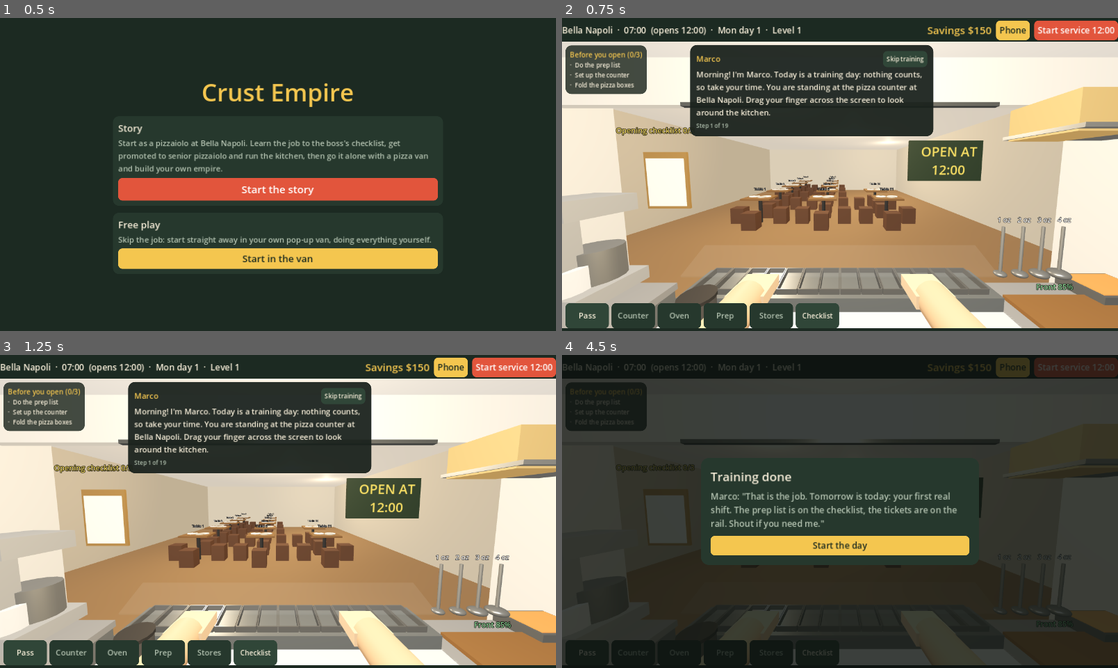
Above: before the commit, frames 1-4 (two rows, left to right).
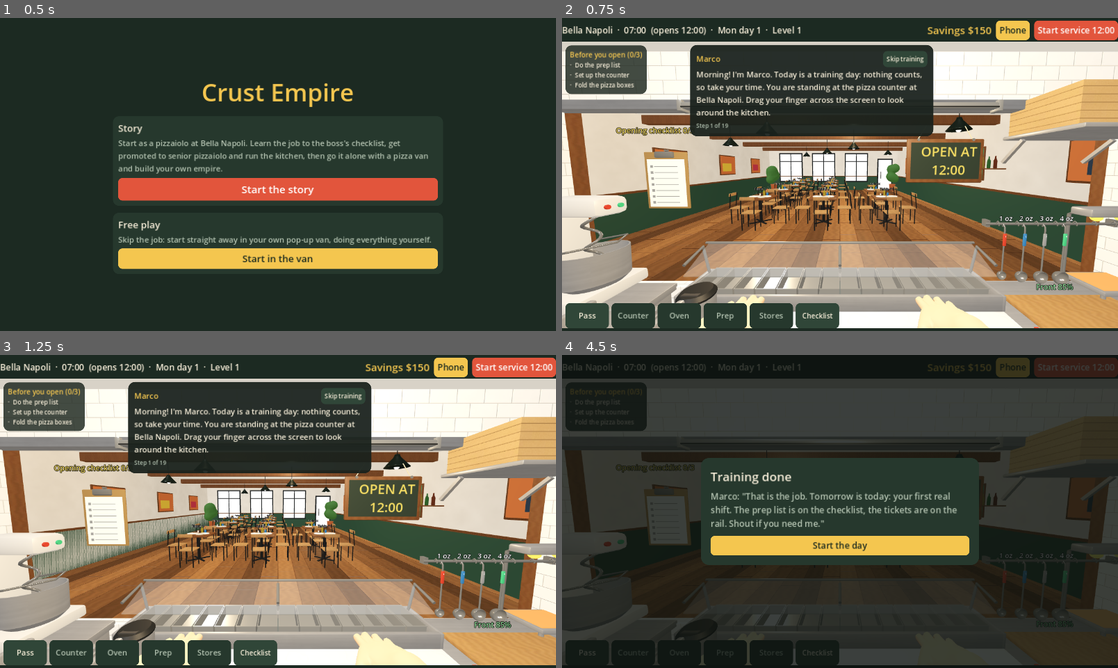
Above: after the commit, the same moments.

Repository: Domnish420/Pizza-Game
Game: Godot game, scene res://scenes/main.tscn
The game is run twice, just before and just after one commit, with the same random seed, the same clock (stepped at 60 frames per second) and the same inputs.
Inputs:
- Up to frame 1 (0.5 s): no input
- Up to frame 2 (0.75 s): click "Start the story" at 0.5 s
- Up to frame 3 (1.25 s): no input
- Up to frame 4 (4.5 s): click "Start service 12:00" at 1.25 s; click "Start service 12:00" at 2 s; click "Skip training" at 2.75 s; click "Skip training" at 3.5 s; click "Skip it" at 4.25 s

Frame 1 is identical in both runs. In frame 2, 50% of the frame differs, in the area x 0-100%, y 7-100%; in frame 3, 50%; in frame 4, 8.6%.

Commit message:
First-pass 3D models for the whole first-person world, built in Blender
Every fp.* key now has a model: the van with its propped-up hatch and the
street of shops outside, the tiled restaurant kitchen and the dining room,
the counter (marble top, chilled rail, sneeze guard, ticket rail), the side
counter and ladle rail, all four ovens, the prep station, the back of house,
pans, colour-coded ladles, tickets, tables with chairs, six customers, the
delivery rider, the hands and a mouse.

The models are generated by Python scripts run in Blender headless
(tools/models/). They are built from bevelled shapes and metaballs, with
textures made in numpy. They are exported as glTF into assets/models/ and
share one texture folder. A hand-made .glb with the same name replaces any of
them.

The game fits the models:
- Pans stretch to their rail slot.
- The box stacks grow from their bases.
- Ladles hang from their rail hooks.
- Customers face you with their front and bend at hip and knee to sit at
  tables, facing the table.
- The hands hold just short of what you touch.
- The pass, logs and dough trays sit clear of the board and the oven.

ART_KEYS, the Replit brief, the roadmap and the README are updated.

Co-Authored-By: Claude Opus 5.5 <noreply@anthropic.com>
Claude-Session: https://claude.ai/code/session_015nnBoTAA9cPhCiBj2mf4zL

Diff:
--- a/scripts/art.gd
+++ b/scripts/art.gd
@@ -46,3 +46,8 @@
 	var ps = _models[key]
 	if ps is PackedScene: return ps.instantiate() as Node3D
 	return null
+
+## is there a model for this key (so the game can fit it: stretch a pan, find a named part)
+func has_model(key: String) -> bool:
+	if not _models.has(key): model(key)
+	return _models[key] is PackedScene
--- a/scripts/fp/fp_world.gd
+++ b/scripts/fp/fp_world.gd
@@ -234,7 +234,7 @@
 func _counter() -> void:
 	_prop("counter", Vector3.ZERO, _mk_counter)
 	# what used to be buttons: the pass you send pizzas out on, the bin, the dough sheeter
-	var pass_n := _prop("pass", Vector3(1.47, 0.92, -1.0), _mk_pass)
+	var pass_n := _prop("pass", Vector3(1.5, 0.92, -1.02), _mk_pass)
 	job_nodes.pass = pass_n
 	_tappable(pass_n, Vector3(0.32, 0.16, 0.24), Vector3(0, 0.06, 0), {"kind": "pass"})
 	job_labels.pass = _small_label("Pass", Vector3(0, 0.2, 0), pass_n)
@@ -305,7 +305,7 @@
 	var kind: String = Game.tier("oven").type
 	_prop("oven." + kind, Vector3.ZERO, _mk_oven.bind(kind))
 	if Game.tier("oven").type == "wood":       # the logs, stacked beside the mouth
-		var logs := _prop("logs", Vector3(1.08, 0.62, 0.74), _mk_logs)
+		var logs := _prop("logs", Vector3(1.12, 0.6, 0.72), _mk_logs)
 		_tappable(logs, Vector3(0.2, 0.3, 0.26), Vector3(0, 0.15, 0), {"kind": "log"})
 		job_labels.logs = _small_label("Logs", Vector3(0, 0.38, 0), logs)
 	if svc == null:                         # between services: the oven door, closed
@@ -444,6 +444,11 @@
 	_job("traps", trap, Vector3(0.35, 0.3, 0.3), Vector3(0, 0.12, 0), Vector3(0, 0.45, 0))
 	# pizza boxes on the shelf above the side counter: flat ones, and the folded stack
 	var bx := _prop("boxes", Vector3(1.32, 1.8, -1.0), _mk_boxshelf)
+	if not job_nodes.has("boxes_flat"):                # a model: its stacks are the parts named flat and folded
+		var f = bx.find_child("flat", true, false)
+		var g = bx.find_child("folded", true, false)
+		if f != null: job_nodes.boxes_flat = f
+		if g != null: job_nodes.boxes_folded = g
 	_job("boxes", bx, Vector3(0.62, 0.4, 0.4), Vector3(0, 0.15, 0), Vector3(0, 0.55, 0))
 	# the sink, with the dirty tubs in it
 	var sink := Node3D.new()
@@ -458,7 +463,7 @@
 	# the dough: the mixer (or bowl) and the proving trays
 	var mx := _prop("mixer" if int(Game.s.upg.mixer) > 0 else "bowl", Vector3(-1.38, 0.92, -1.0), _mk_mixer.bind(int(Game.s.upg.mixer) > 0))
 	_job("dough", mx, Vector3(0.36, 0.55, 0.36), Vector3(0, 0.25, 0), Vector3(0, 0.66, 0))
-	var trays := _prop("dough_trays", Vector3(1.45, 0.92, -0.42), _mk_trays)
+	var trays := _prop("dough_trays", Vector3(1.47, 0.92, -0.38), _mk_trays)
 	_job("dough_trays", trays, Vector3(0.36, 0.4, 0.5), Vector3(0, 0.15, 0), Vector3(0, 0.5, 0))
 	# the opening checklist on its clipboard, and the sign at the hatch
 	var cb := _prop("clipboard", Vector3(-0.98, 1.55, -1.08), _mk_clipboard)
@@ -626,9 +631,9 @@
 	hands[0].node.add_child(held)
 
 func _mk_hand(r: Node3D) -> void:
-	var arm := _cyl(0.04, 0.38, Vector3(0, 0, 0.19), Color("d9a77f"), r)
+	var arm := _cyl(0.04, 0.38, Vector3(0, 0, 0.27), Color("d9a77f"), r)
 	arm.rotation_degrees.x = 90
-	_box(Vector3(0.09, 0.03, 0.11), Vector3(0, 0, -0.03), Color("e2b58f"), r)
+	_box(Vector3(0.09, 0.03, 0.11), Vector3(0, 0, 0.055), Color("e2b58f"), r)
 
 # ---------- where things are ----------
 ## a point in the 2D front-of-house layout (640 x 320) in the 3D world
@@ -698,7 +703,7 @@
 		if seated != e.seated: _arrange(e, int(p.n), seated)
 		if not seated:
 			var face := Vector3(0, e.root.position.y, -1.1 if not dine else 0.0)
-			if e.root.position.distance_to(face) > 0.3: e.root.look_at(face, Vector3.UP)
+			if e.root.position.distance_to(face) > 0.3: e.root.look_at(face, Vector3.UP, true)
 		var kind: String = acts.get(p.id, "")
 		var lbl: Label3D = e.lbl
 		if kind != "":
@@ -755,13 +760,24 @@
 ## stand side by side, or sit round the table
 func _arrange(e: Dictionary, n: int, seated: bool) -> void:
 	e.seated = seated
+	if seated: e.root.rotation = Vector3.ZERO           # the chairs face the table, whichever way the party came in
 	for i in e.figs.size():
 		var f: Node3D = e.figs[i]
+		# a model's legs hang from hip and knee joints: bend them to sit down
+		var hips := [f.find_child("hip_l", true, false), f.find_child("hip_r", true, false)]
+		var knees := [f.find_child("knee_l", true, false), f.find_child("knee_r", true, false)]
+		var jointed: bool = hips[0] != null
 		if seated:
 			var a := Vector2(0.62, 0).rotated(i * PI / 2.0)
-			f.position = Vector3(a.x, -0.3, a.y)
+			f.position = Vector3(a.x, -0.39 if jointed else -0.3, a.y)
+			f.rotation.y = atan2(-a.x, -a.y)           # face the middle of the table
 		else:
 			f.position = Vector3((i - (n - 1) / 2.0) * 0.45, 0, 0)
+			f.rotation.y = 0.0
+		for h in hips:
+			if h != null: h.rotation.x = -PI / 2.0 if seated else 0.0
+		for k in knees:
+			if k != null: k.rotation.x = PI / 2.0 if seated else 0.0
 
 func _sync_tables() -> void:
 	for e in table_nodes:
@@ -786,6 +802,7 @@
 			var pos := Vector3(-0.75 + pw * (col + 0.5), 0.99 + row * 0.07, -1.0 - row * 0.05)
 			var id: String = r[i].ing
 			var root := _prop("pan", pos, _mk_pan.bind(pw))
+			if Art.has_model("fp.pan"): root.get_child(0).scale.x = pw * 0.96 / 0.1
 			var fill := _box(Vector3(pw * 0.84, 0.05, 0.17), Vector3(0, 0.0, 0), Color(Data.ING[id].col) if id != "" else Color("777777"), root)
 			var ring := _box(Vector3(pw * 0.96, 0.005, 0.22), Vector3(0, 0.035, 0), Color(0.96, 0.78, 0.31), root)
 			var nm: String = "" if id == "" else Data.ING[id].name
@@ -813,13 +830,13 @@
 	_box(Vector3(0.006, 0.06, 0.2), Vector3(w / 2.0, 0, 0), steel, r, 0.25, 0.85)
 
 func _mk_ladle(r: Node3D, oz: int) -> void:
-	_cyl(0.008, 0.26, Vector3(0, 0, 0), Color("c3c9cc"), r, 0.8)
+	_cyl(0.008, 0.26, Vector3(0, -0.13, 0), Color("c3c9cc"), r, 0.8)
 	var bowl := MeshInstance3D.new()
 	var sp := SphereMesh.new()
 	sp.radius = 0.025 + 0.006 * oz
 	sp.height = sp.radius
 	bowl.mesh = sp
-	bowl.position = Vector3(0, -0.14, 0)
+	bowl.position = Vector3(0, -0.27, 0)
 	bowl.material_override = _mat(Color("c3c9cc"), 0.3, 0.8)
 	r.add_child(bowl)
 
@@ -844,10 +861,10 @@
 	for i in sizes.size():
 		var oz: int = sizes[i]
 		var on: bool = oz == held
-		var root := _prop("ladle.%d" % oz, Vector3(0.9 + i * 0.11, 1.17, -1.02), _mk_ladle.bind(oz), ladle_root)
-		var ll := _label("%d oz" % oz, Vector3(0, 0.17, 0), 32, Color("f4c64f") if on else Color.WHITE, root, false, 0.0012)
+		var root := _prop("ladle.%d" % oz, Vector3(0.9 + i * 0.11, 1.3, -1.02), _mk_ladle.bind(oz), ladle_root)
+		var ll := _label("%d oz" % oz, Vector3(0, 0.05, 0.01), 32, Color("f4c64f") if on else Color.WHITE, root, false, 0.0012)
 		ll.outline_size = 6
-		_tappable(root, Vector3(0.1, 0.36, 0.1), Vector3(0, -0.05, 0), {"kind": "ladle", "oz": oz})
+		_tappable(root, Vector3(0.1, 0.36, 0.1), Vector3(0, -0.16, 0), {"kind": "ladle", "oz": oz})
 
 func _sync_tickets() -> void:
 	var shown: Array = svc.tickets.slice(0, 8)
@@ -969,7 +986,7 @@
 	for i in hands.size():
 		var h: Dictionary = hands[i]
 		var goal: Vector3 = h.rest
-		if h.target != null: goal = cam.to_local(h.target) + Vector3(0.02 * (1 if i == 0 else -1), 0.02, 0.12)
+		if h.target != null: goal = cam.to_local(h.target) + Vector3(0.02 * (1 if i == 0 else -1), 0.02, 0.05)
 		h.node.position = h.node.position.lerp(goal, 1.0 - exp(-dt * 14.0))
 
 # ---------- touch ----------
Binary file added: assets/models/fp-bin.bin
Not shown, added: assets/models/fp-bin.gltf
Binary file added: assets/models/fp-bowl.bin
Not shown, added: assets/models/fp-bowl.gltf
Binary file added: assets/models/fp-boxes.bin
Not shown, added: assets/models/fp-boxes.gltf
Binary file added: assets/models/fp-clipboard.bin
Not shown, added: assets/models/fp-clipboard.gltf
Not shown, added: assets/models/fp-counter-side.bin
Not shown, added: assets/models/fp-counter-side.gltf
Binary file added: assets/models/fp-counter.bin
Not shown, added: assets/models/fp-counter.gltf
(and 118 more such lines)
